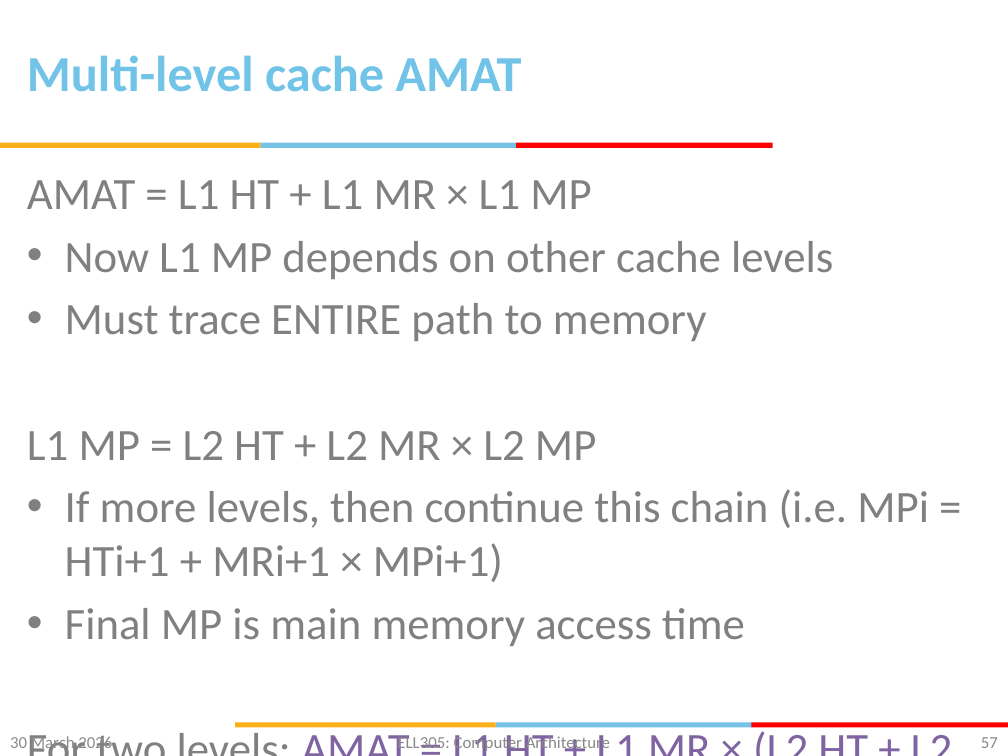
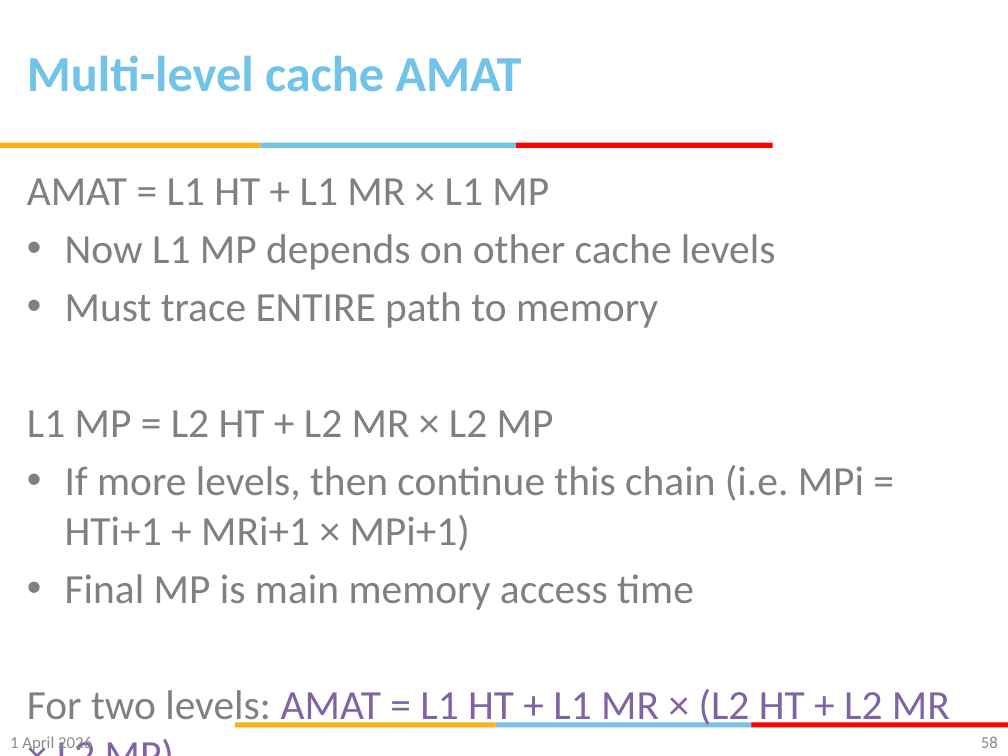
Before and after one commit to gsaurabhr-teaching/csf342-material, a slide deck: slide 58 of Lec-24-29-memory.pptx (slide 57 before the commit). Drawn at 1008x756 pixels with LibreOffice and Linux fonts; fonts in the diff are those of the drawing; background and template pictures are left out. Boxes give left, top, right and bottom in pixels: in the first picture for what was removed or moved away, otherwise in the second. Text is boxed around its words. In the diff, an @@ line names an element or a change of style, - is before the commit and + after.

```diff
--- a/Lec-24-29-memory.pptx
+++ b/Lec-24-29-memory.pptx
@@ text "AMAT = L1 HT + ..." at (x1=27, y1=178, x2=950, y2=728): size 32 to 29.6 pt @@
@@ text at (x1=10, y1=736, x2=92, y2=752): text changed @@
-30 March 2026
+1 April 2026
@@ text removed at (x1=397, y1=735, x2=610, y2=752) @@
-ELL305: Computer Architecture
@@ page number at (x1=981, y1=736, x2=998, y2=748): text changed @@
-57
+58
```
Also in this commit, not shown: 69 other slides changed, 2 slides added, 1 slide removed.
